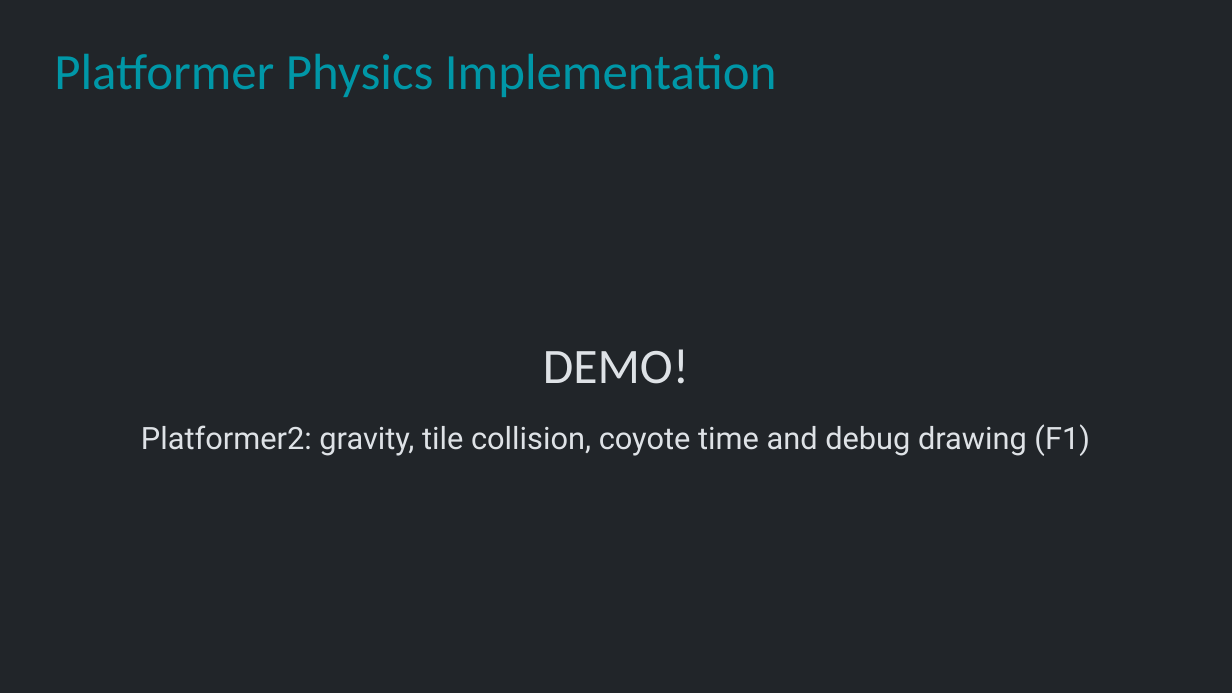
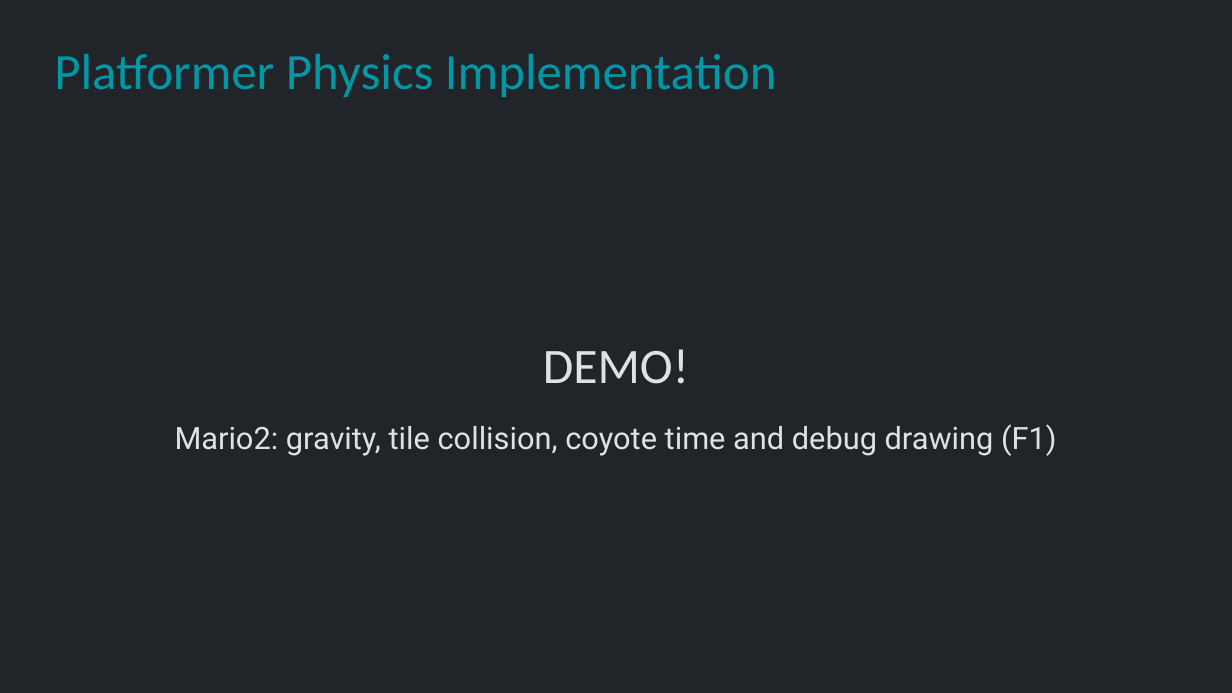
Before and after one commit to Metamate/gar, a slide deck: slide 28 of slides/06 Super Mario Bros.pptx. Drawn at 1232x693 pixels with LibreOffice and Linux fonts; fonts in the diff are those of the drawing. Boxes give left, top, right and bottom in pixels: in the first picture for what was removed or moved away, otherwise in the second. Text is boxed around its words. In the diff, an @@ line names an element or a change of style, - is before the commit and + after.

```diff
--- a/slides/06 Super Mario Bros.pptx
+++ b/slides/06 Super Mario Bros.pptx
@@ text at [175, 424, 1057, 456]: text changed @@
-Platformer2: gravity, tile collision, coyote time and debug drawing (F1)
+Mario2: gravity, tile collision, coyote time and debug drawing (F1)
```
Also in this commit, not shown: 11 other slides changed, 17 other files.
